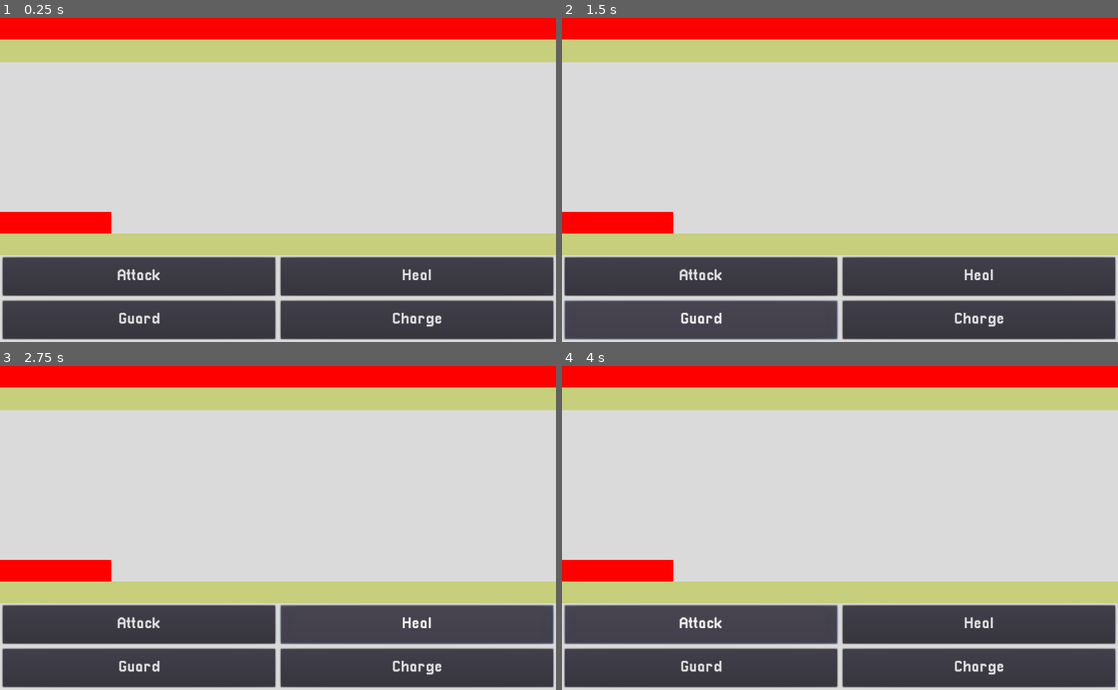
Above: before the commit, frames 1-4 (two rows, left to right).
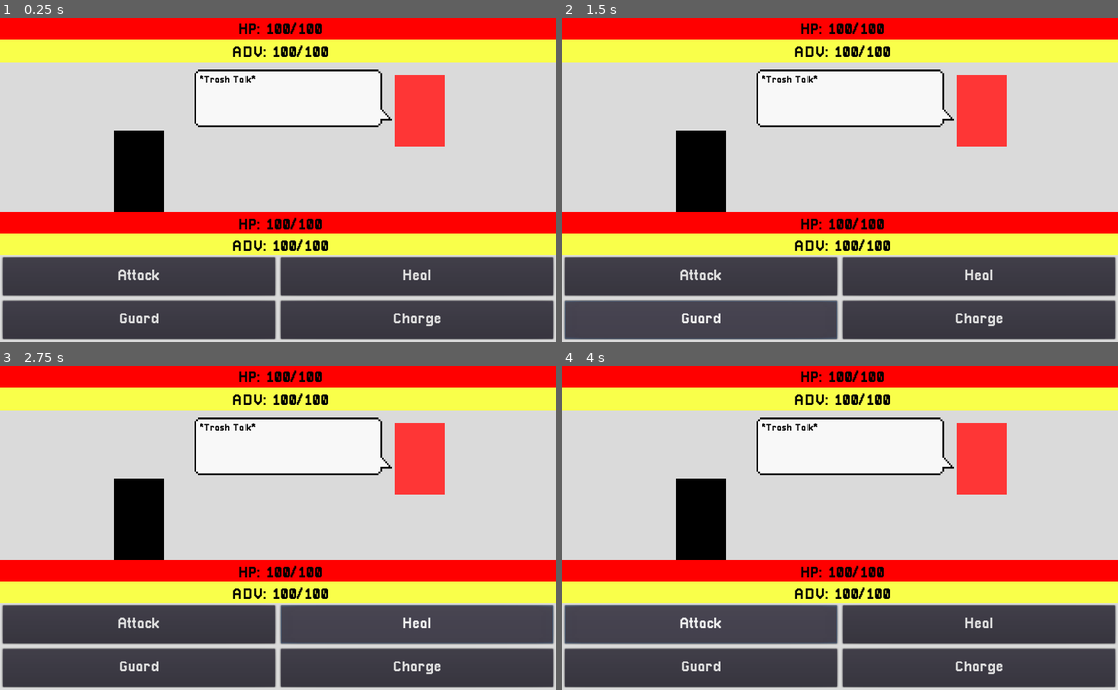
Above: after the commit, the same moments.

Repository: ArtlessAvian/kind-opponent
Game: Godot game, scene res://GameUI.tscn
Same seed, same stepped clock (60 frames per second), same inputs: the game is played once before the commit and once after it.
Inputs:
- Up to frame 1 (0.25 s): no input
- Up to frame 2 (1.5 s): click "Attack" at 0.5 s; click "Guard" at 1.25 s
- Up to frame 3 (2.75 s): click "Heal" at 2 s
- Up to frame 4 (4 s): click "Charge" at 2.75 s; click "Attack" at 3.5 s

The runs differ from the first frame. In frame 1, 30% of the frame differs, in the area x 0-100%, y 1-96%; in frame 2, 30%; in frame 3, 30%; in frame 4, 30%.

Commit message:
Added more UI

Diff:
--- /dev/null
+++ b/AdvBar.tscn
@@ -0,0 +1,28 @@
+[gd_scene load_steps=3 format=2]
+
+[ext_resource path="res://UIBar.gd" type="Script" id=1]
+[ext_resource path="res://Pixellari.tres" type="DynamicFont" id=2]
+
+[node name="UIBackBackground" type="ColorRect"]
+anchor_right = 1.0
+anchor_bottom = 1.0
+grow_horizontal = 0
+
+[node name="UIBar" type="ColorRect" parent="."]
+anchor_right = 1.0
+anchor_bottom = 1.0
+color = Color( 0.976471, 1, 0.290196, 1 )
+script = ExtResource( 1 )
+
+[node name="UIBarLabel" type="RichTextLabel" parent="."]
+anchor_right = 1.0
+anchor_bottom = 1.0
+margin_top = 10.0
+size_flags_horizontal = 0
+size_flags_vertical = 0
+custom_fonts/normal_font = ExtResource( 2 )
+custom_colors/default_color = Color( 0, 0, 0, 1 )
+bbcode_enabled = true
+bbcode_text = "[center] ADV: 100/100"
+text = " ADV: 100/100"
+scroll_active = false
--- a/GameUI.tscn
+++ b/GameUI.tscn
@@ -1,8 +1,10 @@
-[gd_scene load_steps=4 format=2]
+[gd_scene load_steps=6 format=2]
 
-[ext_resource path="res://UIBar.tscn" type="PackedScene" id=1]
-[ext_resource path="res://UIBar.gd" type="Script" id=2]
-[ext_resource path="res://Pixellari.tres" type="DynamicFont" id=3]
+[ext_resource path="res://sprites/speech_bubble1.png" type="Texture" id=1]
+[ext_resource path="res://PixellariSmall.tres" type="DynamicFont" id=2]
+[ext_resource path="res://HealthBar.tscn" type="PackedScene" id=3]
+[ext_resource path="res://AdvBar.tscn" type="PackedScene" id=4]
+[ext_resource path="res://Pixellari.tres" type="DynamicFont" id=5]
 
 [node name="GameUI" type="Control"]
 anchor_right = 1.0
@@ -12,6 +14,58 @@
 anchor_right = 1.0
 anchor_bottom = 1.0
 color = Color( 0.854902, 0.854902, 0.854902, 1 )
+
+[node name="BattleCanvas" type="Control" parent="."]
+anchor_right = 1.0
+anchor_bottom = 1.0
+
+[node name="PlayerRegion" type="Control" parent="BattleCanvas"]
+anchor_left = 0.1
+anchor_top = 0.35
+anchor_right = 0.4
+anchor_bottom = 0.6
+
+[node name="ColorRect" type="ColorRect" parent="BattleCanvas/PlayerRegion"]
+anchor_left = 0.35
+anchor_right = 0.65
+anchor_bottom = 1.0
+color = Color( 0, 0, 0, 1 )
+
+[node name="EnemyRegion" type="Control" parent="BattleCanvas"]
+anchor_left = 0.35
+anchor_top = 0.18
+anchor_right = 0.8
+anchor_bottom = 0.4
+
+[node name="ColorRect" type="ColorRect" parent="BattleCanvas/EnemyRegion"]
+anchor_left = 0.8
+anchor_right = 1.0
+anchor_bottom = 1.0
+color = Color( 0.996078, 0.211765, 0.211765, 1 )
+
+[node name="NinePatchRect" type="NinePatchRect" parent="BattleCanvas/EnemyRegion"]
+anchor_right = 0.8
+anchor_bottom = 0.8
+margin_top = -10.0
+margin_right = -5.0
+margin_bottom = -10.0
+texture = ExtResource( 1 )
+region_rect = Rect2( 0, 0, 300, 96 )
+patch_margin_left = 3
+patch_margin_top = 3
+patch_margin_right = 21
+patch_margin_bottom = 3
+
+[node name="RichTextLabel" type="RichTextLabel" parent="BattleCanvas/EnemyRegion/NinePatchRect"]
+anchor_right = 1.0
+anchor_bottom = 1.0
+margin_left = 10.0
+margin_top = 10.0
+margin_right = -30.0
+margin_bottom = -10.0
+custom_fonts/normal_font = ExtResource( 2 )
+custom_colors/default_color = Color( 0, 0, 0, 1 )
+text = "*Trash Talk*"
 
 [node name="UICanvas" type="Control" parent="."]
 anchor_right = 1.0
@@ -29,7 +83,7 @@
 anchor_right = 1.0
 anchor_bottom = 0.5
 
-[node name="EnemyHPBar" parent="UICanvas/EnemyUI/EnemyBars/EnemyHPregion" instance=ExtResource( 1 )]
+[node name="EnemyHPBar" parent="UICanvas/EnemyUI/EnemyBars/EnemyHPregion" instance=ExtResource( 3 )]
 color = Color( 1, 0, 0, 1 )
 
 [node name="EnemyAdvRegion" type="Control" parent="UICanvas/EnemyUI/EnemyBars"]
@@ -37,8 +91,7 @@
 anchor_right = 1.0
 anchor_bottom = 1.0
 
-[node name="EnemyAdvBar" parent="UICanvas/EnemyUI/EnemyBars/EnemyAdvRegion" instance=ExtResource( 1 )]
-color = Color( 0.780392, 0.811765, 0.486275, 1 )
+[node name="EnemyAdvBar" parent="UICanvas/EnemyUI/EnemyBars/EnemyAdvRegion" instance=ExtResource( 4 )]
 
 [node name="PlayerUI" type="Control" parent="UICanvas"]
 anchor_top = 0.6
@@ -53,21 +106,14 @@
 anchor_right = 1.0
 anchor_bottom = 0.5
 
-[node name="PlayerHPBar" type="ColorRect" parent="UICanvas/PlayerUI/PlayerBars/PlayerHPRegion"]
-anchor_right = 1.0
-anchor_bottom = 1.0
-grow_horizontal = 0
-color = Color( 1, 0, 0, 1 )
-script = ExtResource( 2 )
-perc = 0.2
+[node name="PlayerHealthBar" parent="UICanvas/PlayerUI/PlayerBars/PlayerHPRegion" instance=ExtResource( 3 )]
 
 [node name="PlayerAdvRegion" type="Control" parent="UICanvas/PlayerUI/PlayerBars"]
 anchor_top = 0.5
 anchor_right = 1.0
 anchor_bottom = 1.0
 
-[node name="PlayerAdvBar" parent="UICanvas/PlayerUI/PlayerBars/PlayerAdvRegion" instance=ExtResource( 1 )]
-color = Color( 0.780392, 0.811765, 0.486275, 1 )
+[node name="EnemyAdvBar" parent="UICanvas/PlayerUI/PlayerBars/PlayerAdvRegion" instance=ExtResource( 4 )]
 
 [node name="PlayerActions" type="Control" parent="UICanvas/PlayerUI"]
 anchor_top = 0.33
--- /dev/null
+++ b/HealthBar.tscn
@@ -0,0 +1,28 @@
+[gd_scene load_steps=3 format=2]
+
+[ext_resource path="res://UIBar.gd" type="Script" id=1]
+[ext_resource path="res://Pixellari.tres" type="DynamicFont" id=2]
+
+[node name="UIBackBackground" type="ColorRect"]
+anchor_right = 1.0
+anchor_bottom = 1.0
+grow_horizontal = 0
+
+[node name="UIBar" type="ColorRect" parent="."]
+anchor_right = 1.0
+anchor_bottom = 1.0
+color = Color( 1, 0, 0, 1 )
+script = ExtResource( 1 )
+
+[node name="UIBarLabel" type="RichTextLabel" parent="."]
+anchor_right = 1.0
+anchor_bottom = 1.0
+margin_top = 10.0
+size_flags_horizontal = 0
+size_flags_vertical = 0
+custom_fonts/normal_font = ExtResource( 2 )
+custom_colors/default_color = Color( 0, 0, 0, 1 )
+bbcode_enabled = true
+bbcode_text = "[center] HP: 100/100"
+text = " HP: 100/100"
+scroll_active = false
--- /dev/null
+++ b/PixellariSmall.tres
@@ -0,0 +1,7 @@
+[gd_resource type="DynamicFont" load_steps=2 format=2]
+
+[ext_resource path="res://Pixellari.ttf" type="DynamicFontData" id=1]
+
+[resource]
+size = 18
+font_data = ExtResource( 1 )
--- a/UIBar.tscn
+++ /dev/null
@@ -1,10 +0,0 @@
-[gd_scene load_steps=2 format=2]
-
-[ext_resource path="res://UIBar.gd" type="Script" id=1]
-
-
-[node name="PlayerHPBar" type="ColorRect"]
-anchor_right = 1.0
-anchor_bottom = 1.0
-grow_horizontal = 0
-script = ExtResource( 1 )
--- a/project.godot
+++ b/project.godot
@@ -19,6 +19,11 @@
 run/main_scene="res://GameUI.tscn"
 config/icon="res://icon.png"
 
+[display]
+
+window/stretch/mode="2d"
+window/stretch/aspect="keep"
+
 [rendering]
 
 quality/driver/driver_name="GLES2"
Not shown: 4 places in GameUI.tscn that only renumber resources
Renamed: icon.png -> sprites/icon.png
Not shown, changed: sprites/icon.png.import
Binary file added: sprites/speech_bubble1.png
Not shown, changed: sprites/speech_bubble1.png.import
Binary file added: sprites/speech_bubble2.png
Not shown, added: sprites/speech_bubble2.png.import
Not shown, added: sprites/white_square.png.import
